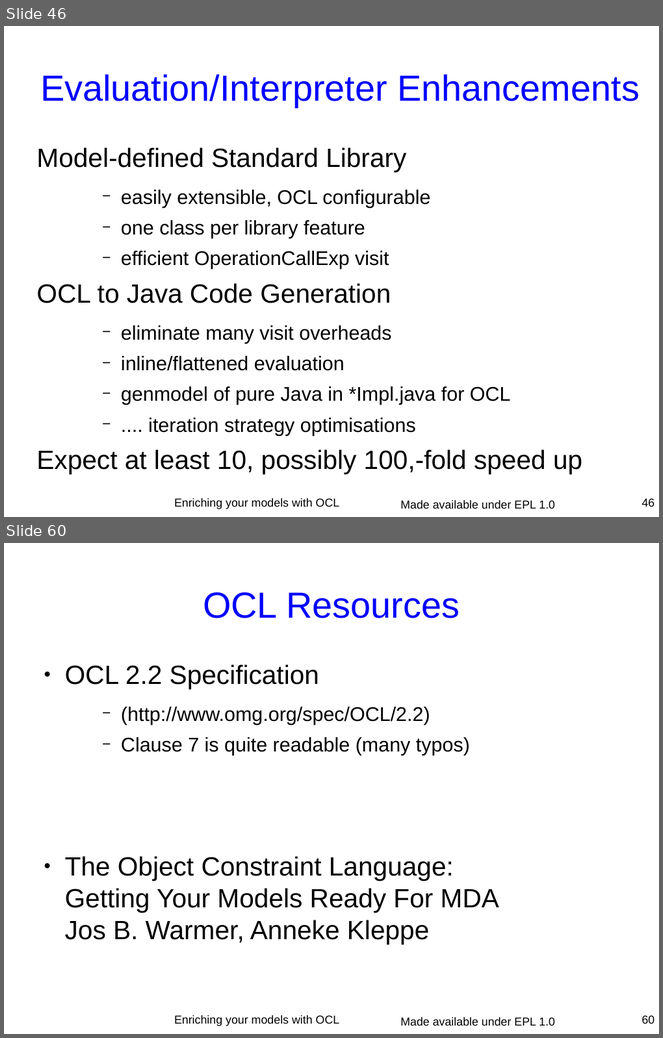
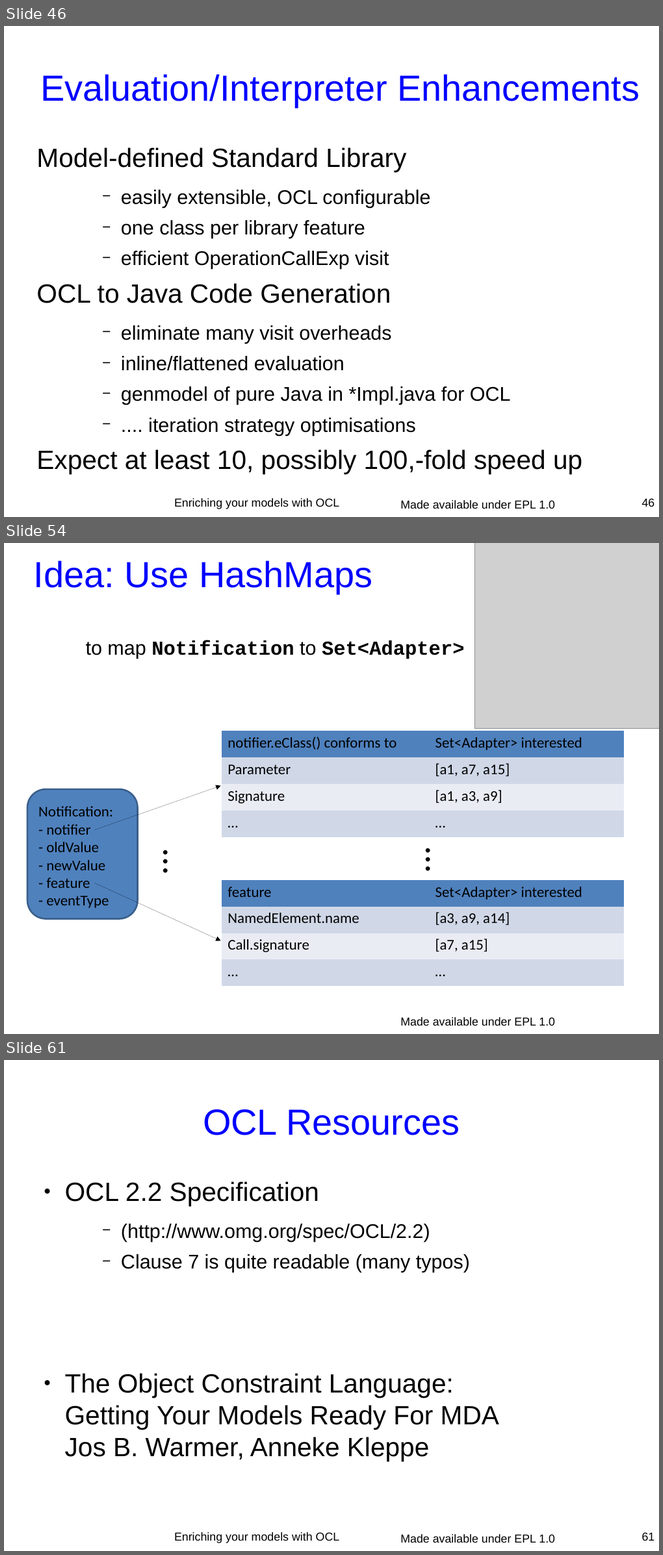
Before and after one commit to eclipse-ocl/ocl-website, a slide deck: ocl/docs/publications/ESE2010LongTalk/EnrichingWithOCL.odp. Shown one above the other, each under a label of ours: slides 46 and 60 before the commit, slides 46, 54 and 61 after it; the slides between them are not shown. The pictures are 663x1038 and 663x1555 pixels, drawn with LibreOffice and Linux fonts; fonts in the diff are those of the drawing; grey boxes stand for pictures. Boxes give left, top, right and bottom in pixels: in the first picture for what was removed or moved away, otherwise in the second. Text is boxed around its words. In the diff, an @@ line names an element or a change of style, - is before the commit and + after.

```diff
--- a/ocl/docs/publications/ESE2010LongTalk/EnrichingWithOCL.odp
+++ b/ocl/docs/publications/ESE2010LongTalk/EnrichingWithOCL.odp
@@ slide 54 added at [4, 543, 659, 1034], background #FFFFFF; not listed: 1 template element that a slide beside it also shows @@
@@ title added at [34, 561, 373, 594], 44 pt, text #0000FF @@
+Idea: Use HashMaps
@@ picture added at [475, 543, 659, 729] @@
@@ text added at [86, 641, 465, 659], 24 pt, text #000000, bold @@
+to map Notification to Set<Adapter>
@@ table added at [222, 731, 624, 837], 4 rows, 2 columns @@
+notifier.eClass() conforms to | Set<Adapter> interested
+Parameter | [a1, a7, a15]
+Signature | [a1, a3, a9]
+… | …
@@ freeform shape added at [27, 790, 137, 919], fill #4F81BD, outline #3A5F8B 2.01 pt, 18 pt, text #000000 @@
+Notification:
+- notifier
+- oldValue
+- newValue
+- feature
+- eventType
@@ arrow added from (95, 830) to (221, 786), #000000 0 pt @@
@@ text added at [154, 843, 206, 880], 44 pt, text #000000 @@
+…
@@ text added at [416, 841, 468, 878], 44 pt, text #000000 @@
+…
@@ arrow added from (95, 883) to (221, 941), #000000 0 pt @@
@@ table added at [222, 880, 624, 986], 4 rows, 2 columns @@
+feature | Set<Adapter> interested
+NamedElement.name | [a3, a9, a14]
+Call.signature | [a7, a15]
+… | …
@@ what was slide 60 is now slide 61 @@
@@ page number at [642, 1533, 655, 1541]: text changed @@
-60
+61
```
Also in this commit, not shown: 3 slides changed, 10 other slides added, 10 slides removed.
